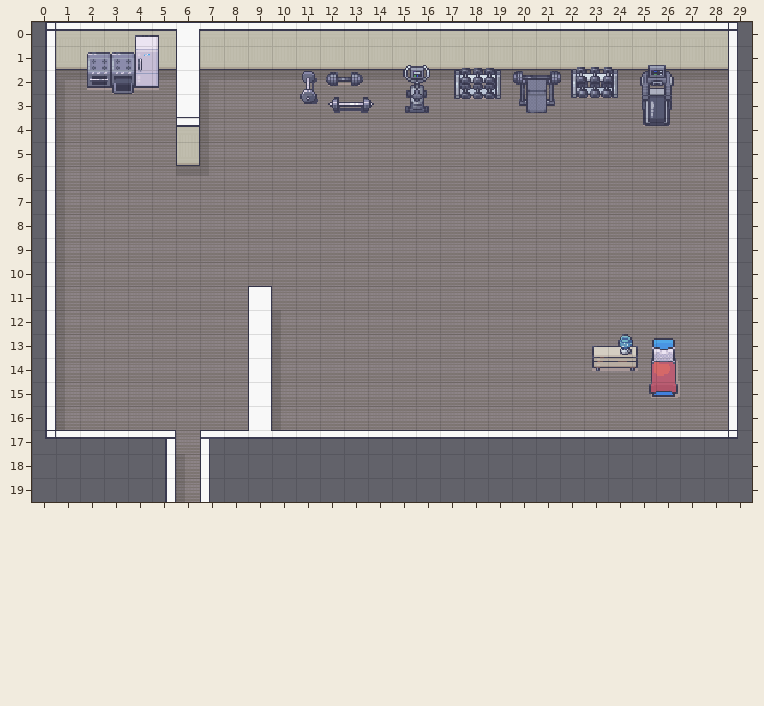
Tiled map: BulkChef_main/assets/maps/apartmentmap.tmx. The first picture shows the starting point.
Cells are 16x16 px. Shown: x 0..29, y 0..19.
The same view after the edit:
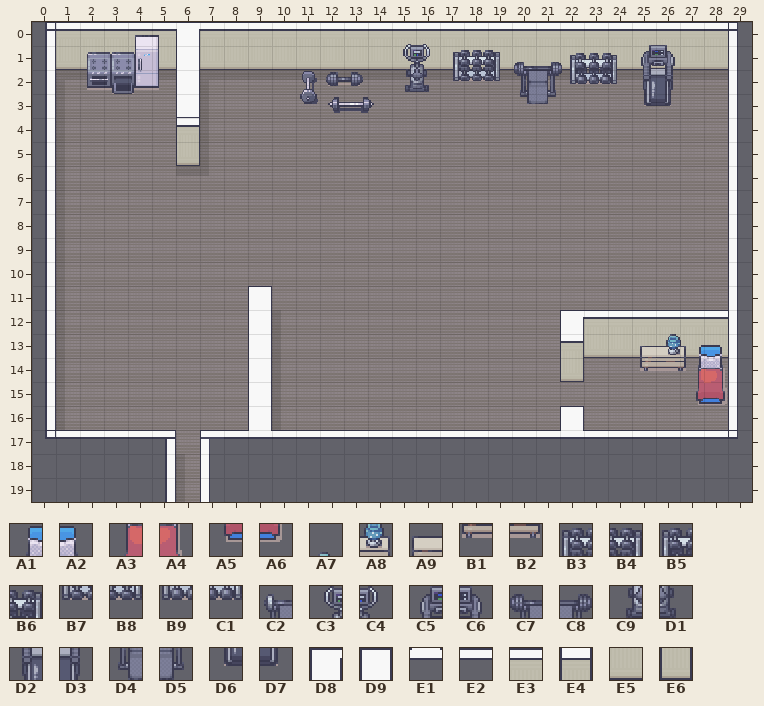
Key: from "bedroom": A1 39, A2 40, A3 55, A4 56, A5 71, A6 72, A7 1138, A8 1154, A9 1172, B1 1188, B2 1189; from "gym": B3 408, B4 409, B5 410, B6 411, B7 424, B8 425, B9 426, C1 427, C2 482, C3 486, C4 487, C5 490, C6 491, C7 498, C8 499, C9 502, D1 503, D2 506, D3 507, D4 514, D5 515, D6 522, D7 523; from "room": D8 16, D9 43, E1 60, E2 63, E3 324, E4 326, E5 341, E6 343.
__ is an empty cell.
Objects are placed by their top-left corner, in cells (3,4 is the top-left corner of cell 3,4); size is 1x1 cell unless given.
The edit:
Layer "background":
y 12: x 22..28 __ __ __ __ __ __ __ -> D8 E3 E3 E3 E3 E3 E3
y 13: x 22..28 __ __ __ __ __ __ __ -> E4 E5 E5 E5 E5 E5 E5
y 14: x 22 __ -> E6
y 16: x 22 __ -> D9
y 17: x 22 E2 -> E1
Layer "objects/gym":
changed: C3 at 15.1,1.8 -> C3 at 15.1,0.9
changed: C4 at 16.1,1.8 -> C4 at 16.1,0.9
changed: C5 at 25.1,1.8 -> C5 at 25.1,1
changed: C6 at 26.1,1.8 -> C6 at 26.1,1
changed: B3 at 17.6,1.8 -> B3 at 17.5,1
changed: B4 at 18.6,1.8 -> B4 at 18.5,1
changed: B5 at 22.4,1.7 -> B5 at 22.4,1.2
changed: B6 at 23.4,1.7 -> B6 at 23.4,1.2
changed: C7 at 20.1,1.8 -> C7 at 20.1,1.4
changed: C8 at 21.1,1.8 -> C8 at 21.1,1.4
changed: C2 at 20.1,1.8 -> C2 at 20.1,1.4
changed: C7 at 20.1,1.8 -> C7 at 20.1,1.4
changed: C9 at 15.1,2.8 -> C9 at 15.1,1.9
changed: D1 at 16.1,2.8 -> D1 at 16.1,1.9
changed: D3 at 26.1,2.8 -> D3 at 26.1,2
changed: D2 at 25.1,2.8 -> D2 at 25.1,2
changed: B7 at 17.6,2.8 -> B7 at 17.5,2
changed: B8 at 18.6,2.8 -> B8 at 18.5,2
changed: B9 at 22.4,2.7 -> B9 at 22.4,2.2
changed: C1 at 23.4,2.7 -> C1 at 23.4,2.2
changed: D4 at 20.1,2.8 -> D4 at 20.1,2.4
changed: D5 at 21.1,2.8 -> D5 at 21.1,2.4
changed: D6 at 25.1,3.8 -> D6 at 25.1,3
changed: D7 at 26.1,3.8 -> D7 at 26.1,3
Layer "objects/bedroom":
changed: A7 at 24.3,12.1 -> A7 at 26.3,12.1
changed: A8 at 24.3,13.1 -> A8 at 26.3,13.1
changed: A9 at 23.3,13.1 -> A9 at 25.3,13.1
changed: A1 at 25.3,13.1 -> A1 at 27.3,13.4
changed: A2 at 26.3,13.1 -> A2 at 28.3,13.4
changed: B1 at 23.3,14.1 -> B1 at 25.3,14.1
changed: B2 at 24.3,14.1 -> B2 at 26.3,14.1
changed: A4 at 26.3,14.1 -> A4 at 28.3,14.4
changed: A3 at 25.3,14.1 -> A3 at 27.3,14.4
changed: A5 at 25.3,15.1 -> A5 at 27.3,15.4
changed: A6 at 26.3,15.1 -> A6 at 28.3,15.4
